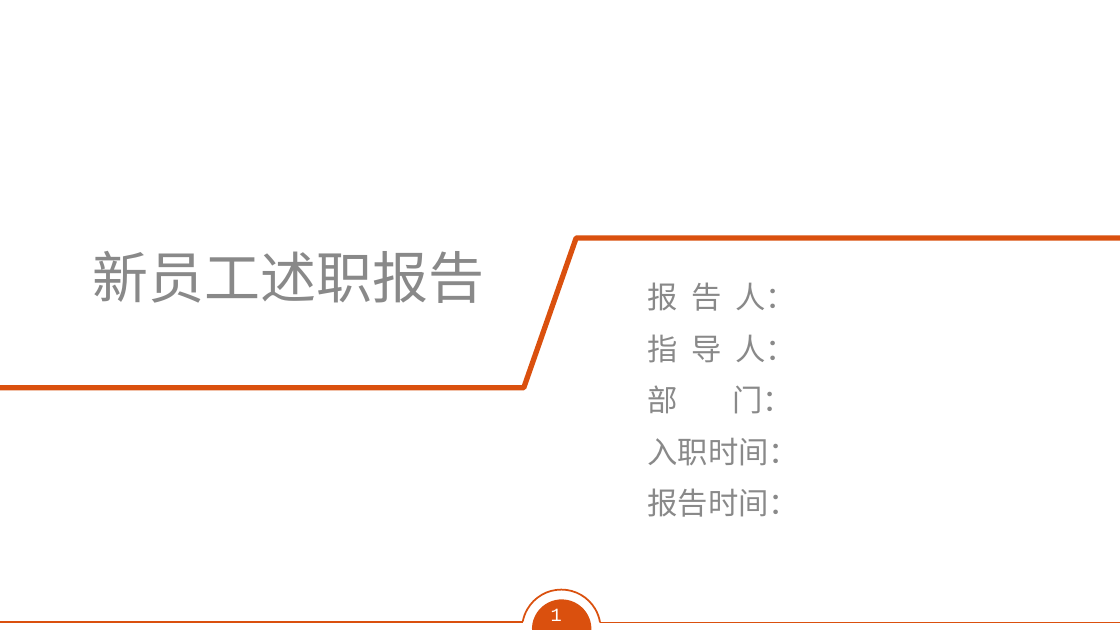
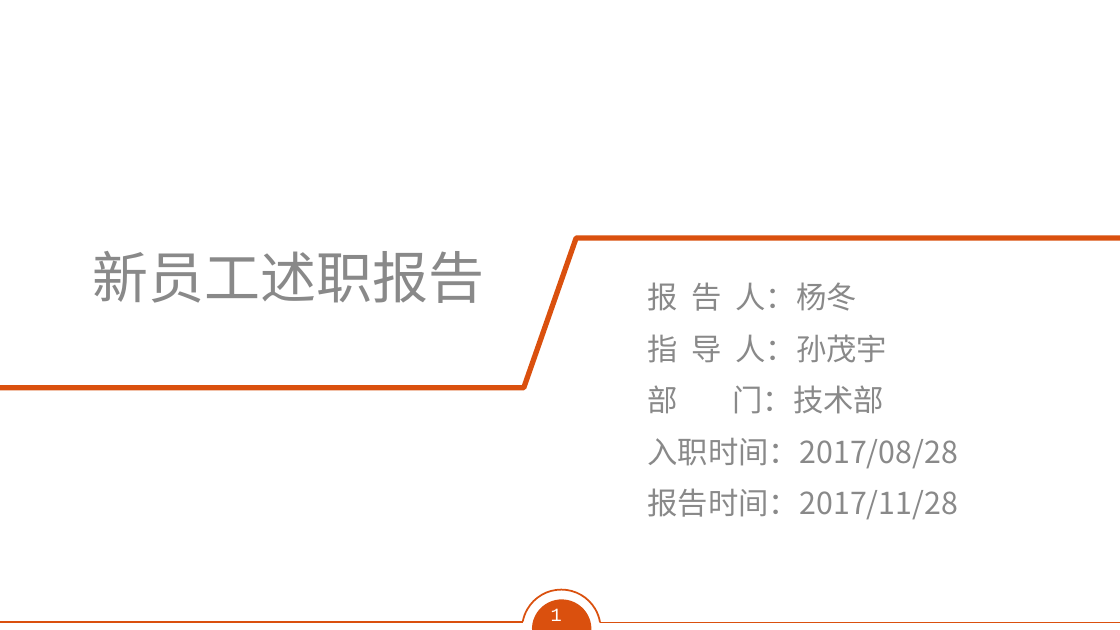
Before and after one commit to Jesse121/Study, a slide deck: slide 1 of 果酱-转正述职模板.pptx. Drawn at 1120x630 pixels with LibreOffice and Linux fonts; fonts in the diff are those of the drawing; background and template pictures are left out. Boxes give left, top, right and bottom in pixels: in the first picture for what was removed or moved away, otherwise in the second. Text is boxed around its words. In the diff, an @@ line names an element or a change of style, - is before the commit and + after.

```diff
--- a/果酱-转正述职模板.pptx
+++ b/果酱-转正述职模板.pptx
@@ text at box(648, 282, 958, 520): text changed @@
-报 告 人：
-指 导 人：
-部 门：
-入职时间：
-报告时间：
+报 告 人：杨冬
+指 导 人：孙茂宇
+部 门：技术部
+入职时间：2017/08/28
+报告时间：2017/11/28
```
Also in this commit, not shown: 2 other files.
